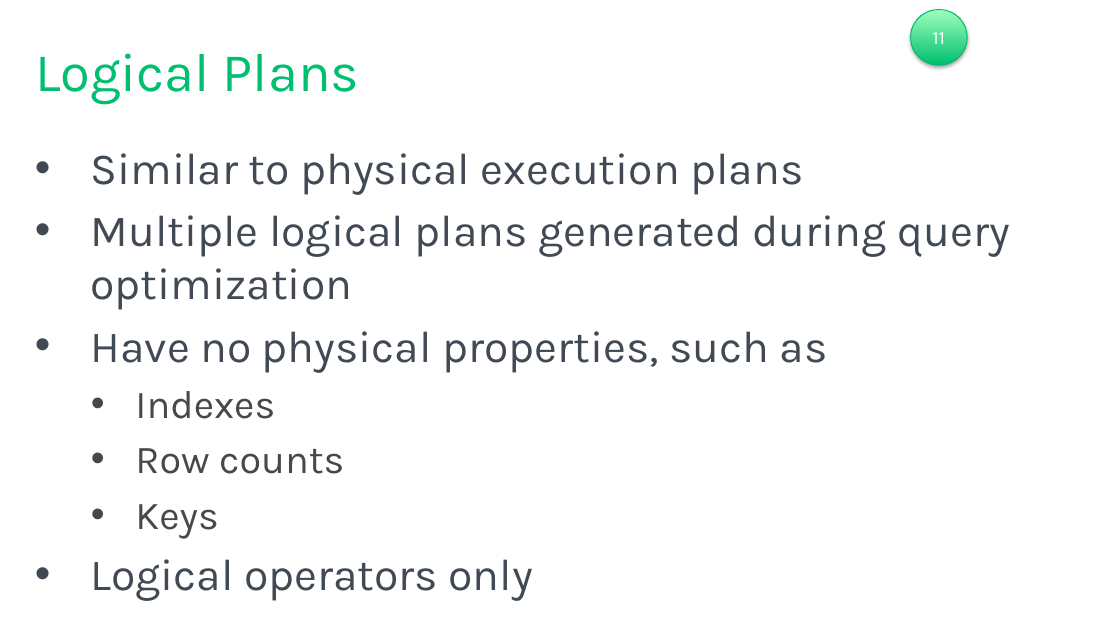
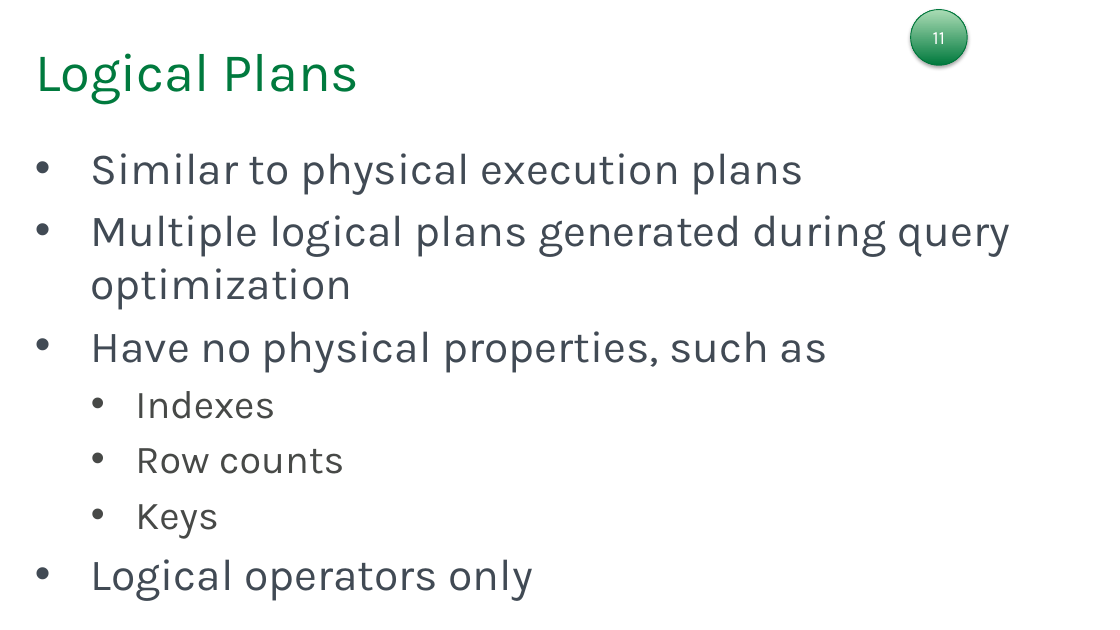
Before and after one commit to tf3604/OptimizerPresentation, a slide deck: slide 33 of Optimizer.pptx (slide 32 before the commit). Drawn at 1120x630 pixels with LibreOffice and Linux fonts; fonts in the diff are those of the drawing; background and template pictures are left out. Boxes give left, top, right and bottom in pixels: in the first picture for what was removed or moved away, otherwise in the second. Text is boxed around its words. In the diff, an @@ line names an element or a change of style, - is before the commit and + after.

```diff
--- a/Optimizer.pptx
+++ b/Optimizer.pptx
@@ ellipse "11" at [910, 10, 967, 66]: fill gradient #00BF6F to #A0FFBD to gradient #007A3E to #ABDDB6; outline #00BB6D 0.75 pt to #00773D 0.75 pt @@
@@ title "Logical Plans" at [35, 53, 359, 105]: text colour #00BF6F to #007A3E @@
```
Also in this commit, not shown: 51 other slides changed, 1 slide added.
